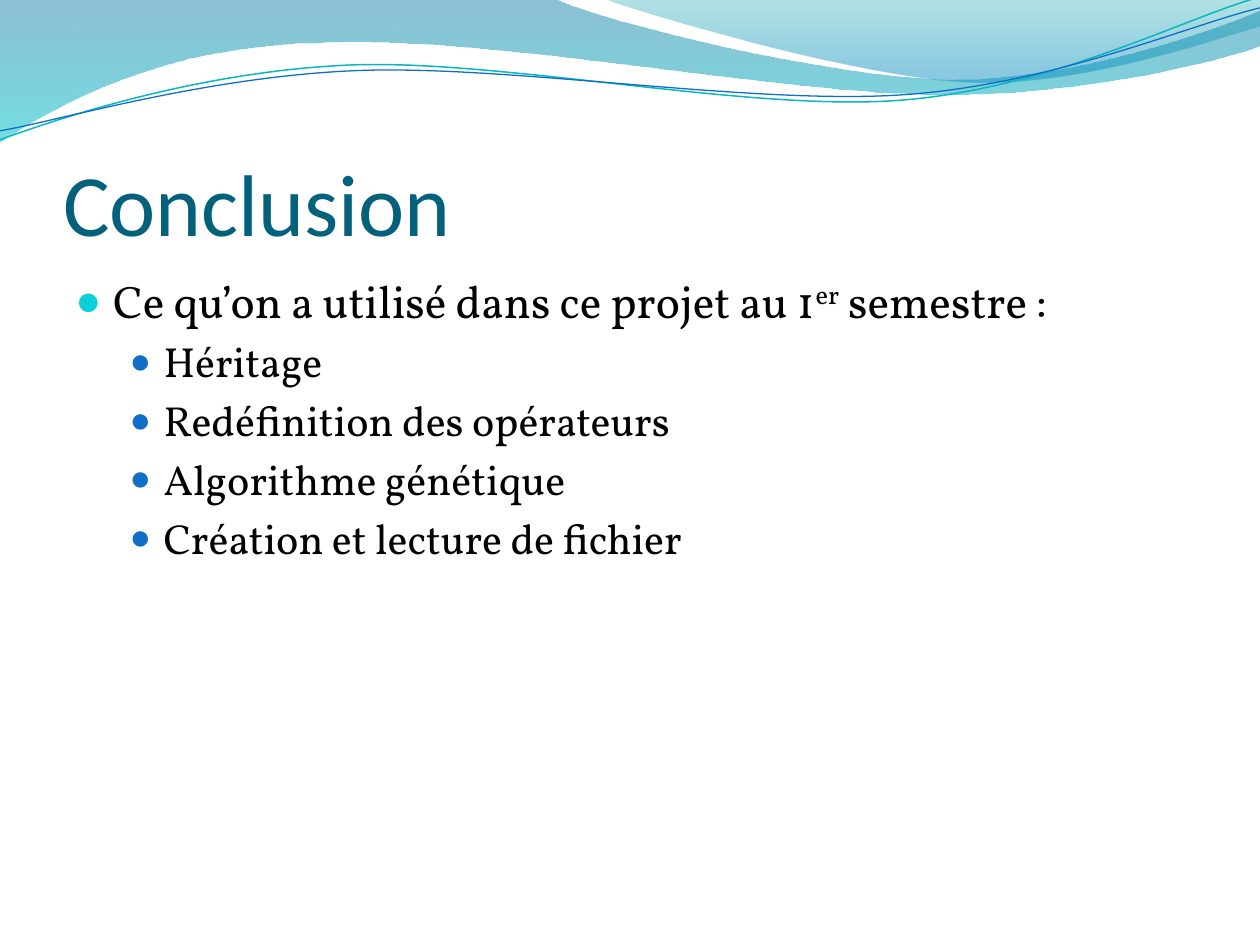
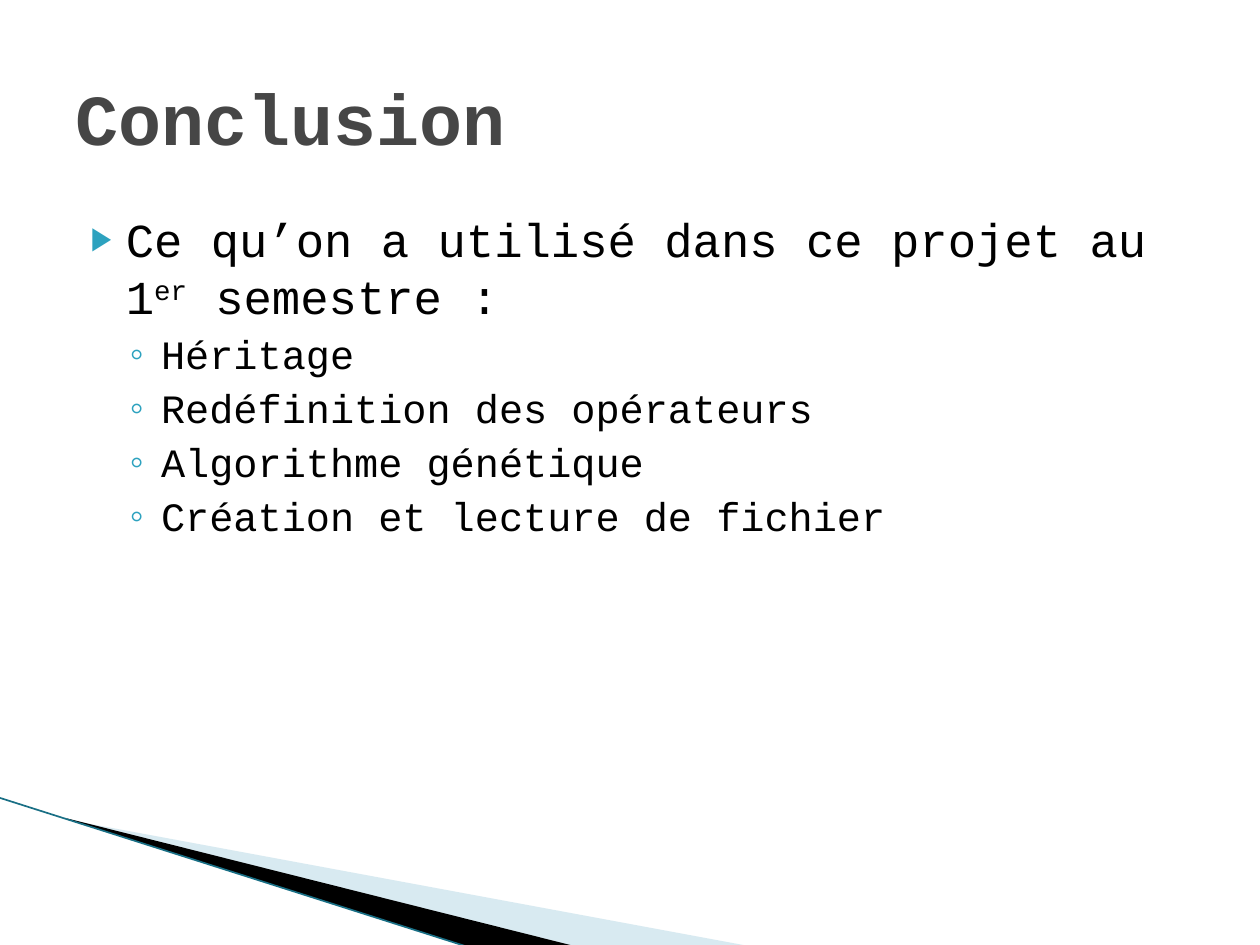
Before and after one commit to 3a-arthurkevin/BattleProject, a slide deck: slide 9 of PPT-C++.pptx (slide 8 before the commit). Drawn at 1260x945 pixels with LibreOffice and Linux fonts; fonts in the diff are those of the drawing; background and template pictures are left out. Boxes give left, top, right and bottom in pixels: in the first picture for what was removed or moved away, otherwise in the second. Text is boxed around its words. In the diff, an @@ line names an element or a change of style, - is before the commit and + after.

```diff
--- a/PPT-C++.pptx
+++ b/PPT-C++.pptx
@@ freeform shape removed at [0,0,1260,142] @@
@@ freeform shape removed at [0,0,1260,147] @@
@@ freeform shape removed at [0,8,1260,141] @@
@@ freeform shape removed at [604,0,1260,87] @@
@@ title "Conclusion": place and size @@
-title "Conclusion" at [63,175,451,237]
+title "Conclusion" at [75,94,505,146]
@@ title "Conclusion" at [75,94,505,146]: size 50 to 41 pt, font Calibri to Courier New, text colour #04617B to #464646, bold on; vertical alignment bottom to middle @@
@@ text "Ce qu’on a utilisé dans ...": place and size @@
-text "Ce qu’on a utilisé dans ..." at [113,285,1027,555]
+text "Ce qu’on a utilisé dans ..." at [126,223,1147,532]
@@ text "Ce qu’on a utilisé dans ..." at [126,223,1147,532]: size 26 to 27 pt in "Ce qu’on a utilisé dans ce projet ..."; font Vollkorn to Courier New; size 24 to 23 pt in "Héritage", "Redéfinition des opérateurs", "Algorithme génétique", "Création et lecture de fichier"; bullet ● to ▶; less space between paragraphs; bullet colour #0BD0D9 to #2DA2BF; bullet ● to ◦; bullet colour #0F6FC6 to #2DA2BF @@
@@ line added from (0, 798) to (467, 945), #97C5D8 0.95 pt @@
@@ freeform shape added at [67,818,576,945], fill #000000 @@
@@ freeform shape added at [69,819,750,945], fill #A0CBDC at 40% opacity @@
```
Also in this commit, not shown: 8 other slides changed, 1 slide added, 6 other files.
